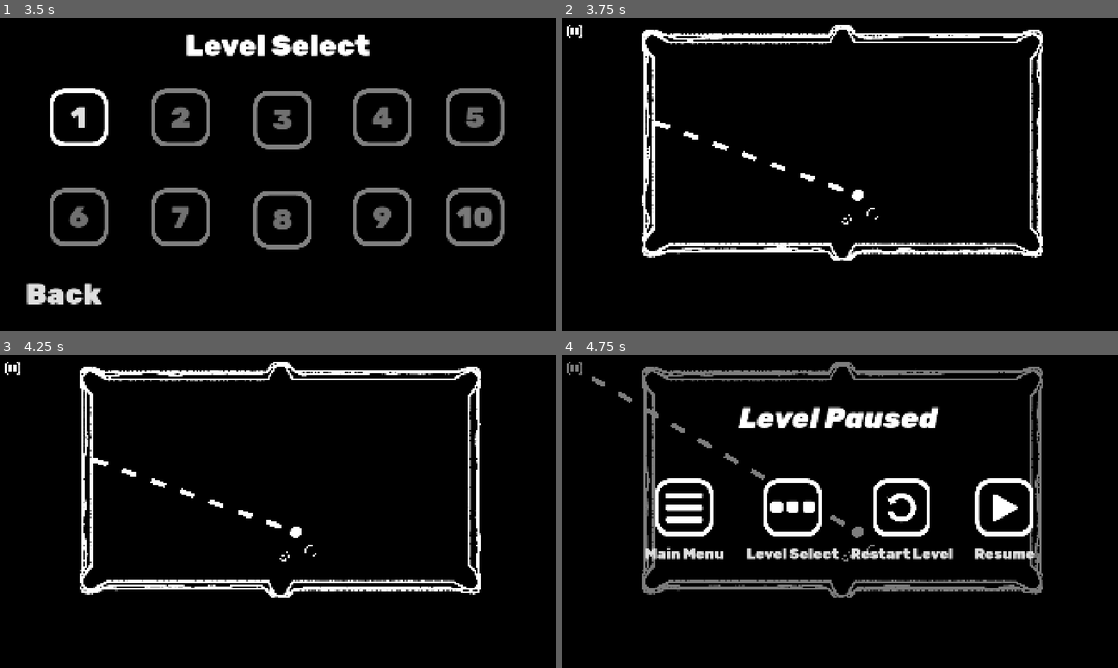
Above: before the commit, frames 1-4 (two rows, left to right).
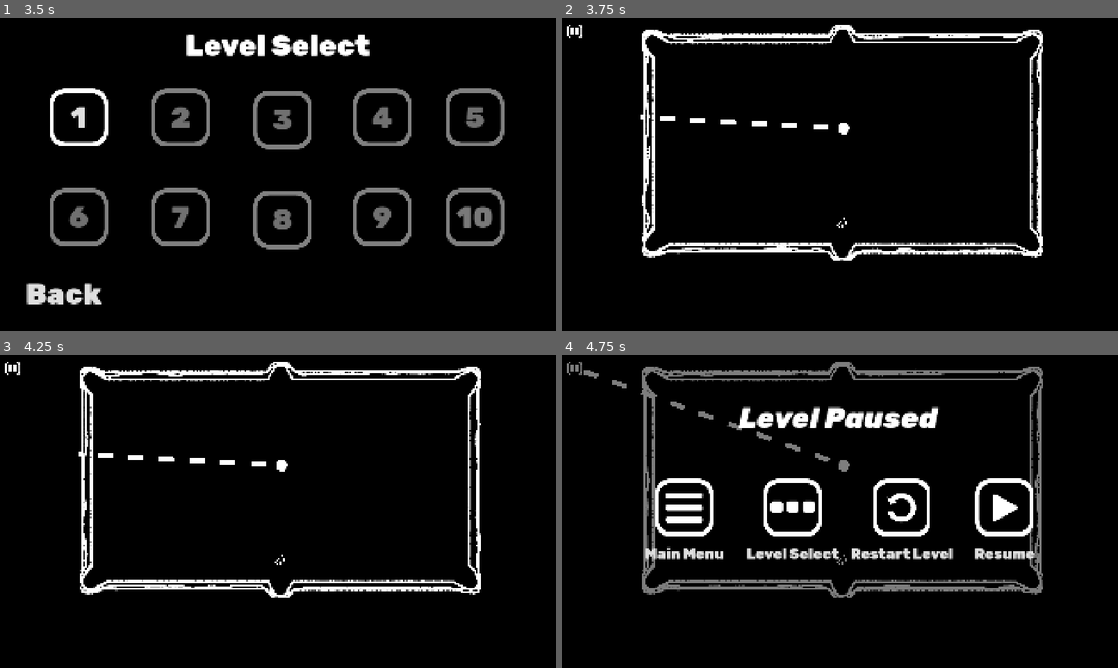
Above: after the commit, the same moments.

Repository: Muirotidua/IMGD1001-Project
Game: Godot game, scene res://scenes/splash_screen.tscn
The game is run twice, just before and just after one commit, with the same random seed, the same clock (stepped at 60 frames per second) and the same inputs.
Inputs (mouse positions are in pixels of both pictures, inside the frame that each line leads up to):
- Up to frame 1 (3.5 s): move the mouse to (400, 158) at 0.52 s; tap E (switch_type) at 0.6, 1.55 s; move the mouse to (166, 190) at 1.27 s; tap Space (ball_hit) at 1.35 s; click (500, 224) at 2 s; click (500, 224) at 2.75 s
- Up to frame 2 (3.75 s): click "1" at 3.5 s
- Up to frame 3 (4.25 s): no input
- Up to frame 4 (4.75 s): click (573, 367) at 4.25 s

Frame 1 is identical in both runs. In frame 2, 0.7% of the frame differs, in the area x 14-57%, y 30-68%; in frame 3, 0.7%; in frame 4, 0.8%, in the area x 3-57%, y 4-68%.

Commit message:
Level Design (Levels 1-3) Also Pocket Size++

Diff:
--- a/scenes/boundary_table.tscn
+++ b/scenes/boundary_table.tscn
@@ -77,7 +77,7 @@
 collision_layer = 2
 
 [node name="CollisionShape2D" type="CollisionShape2D" parent="Pockets/TL Pocket"]
-position = Vector2(101.24998, 84.49999)
+position = Vector2(111.24998, 104.5)
 rotation = 0.7853982
 shape = SubResource("RectangleShape2D_v02g2")
 
@@ -85,7 +85,7 @@
 collision_layer = 2
 
 [node name="CollisionShape2D" type="CollisionShape2D" parent="Pockets/BL Pocket"]
-position = Vector2(106.25004, 1038.25)
+position = Vector2(118.75, 1024.4999)
 rotation = 0.7853982
 shape = SubResource("RectangleShape2D_v02g2")
 
@@ -93,7 +93,7 @@
 collision_layer = 2
 
 [node name="CollisionShape2D" type="CollisionShape2D" parent="Pockets/BR Pocket"]
-position = Vector2(1825, 1037.0001)
+position = Vector2(1803.75, 1023.25006)
 rotation = 0.7853982
 shape = SubResource("RectangleShape2D_v02g2")
 
@@ -101,7 +101,7 @@
 collision_layer = 2
 
 [node name="CollisionShape2D" type="CollisionShape2D" parent="Pockets/TR Pocket"]
-position = Vector2(1822.5, 85.749985)
+position = Vector2(1805, 101.99998)
 rotation = 0.7853982
 shape = SubResource("RectangleShape2D_v02g2")
 
@@ -109,14 +109,14 @@
 collision_layer = 2
 
 [node name="CollisionShape2D" type="CollisionShape2D" parent="Pockets/TC Pocket"]
-position = Vector2(958.75, 34.5)
+position = Vector2(965, 58.25)
 shape = SubResource("RectangleShape2D_v02g2")
 
 [node name="BC Pocket" type="Area2D" parent="Pockets"]
 collision_layer = 2
 
 [node name="CollisionShape2D" type="CollisionShape2D" parent="Pockets/BC Pocket"]
-position = Vector2(961.24994, 1079.4999)
+position = Vector2(961.25, 1063.25)
 shape = SubResource("RectangleShape2D_v02g2")
 
 [connection signal="area_entered" from="Pockets/TL Pocket" to="." method="_on_tl_pocket_area_entered"]
--- a/scenes/cue_ball.tscn
+++ b/scenes/cue_ball.tscn
@@ -6,6 +6,7 @@
 [ext_resource type="Texture2D" uid="uid://reh0mkbm5u42" path="res://visuals/ball/Dotted-Line Texture.png" id="4_datkq"]
 [ext_resource type="Texture2D" uid="uid://b3x7bm371vark" path="res://visuals/cueball-filled/Untitled-1_0001_Layer-1-copy-2.png" id="4_li0g8"]
 [ext_resource type="Texture2D" uid="uid://du3a6oavwejf8" path="res://visuals/cueball-filled/Untitled-1_0002_Layer-1-copy.png" id="5_h5tuf"]
+[ext_resource type="Texture2D" uid="uid://dqpk4i4u2espd" path="res://visuals/ball/BombBall.png" id="6_5bgfd"]
 [ext_resource type="PackedScene" uid="uid://dsr4uau6ubum8" path="res://scenes/pool_stick.tscn" id="7_h5tuf"]
 [ext_resource type="Script" path="res://scripts/progress_bar.gd" id="7_li0g8"]
 
@@ -23,6 +24,14 @@
 }],
 "loop": true,
 "name": &"default",
+"speed": 5.0
+}, {
+"frames": [{
+"duration": 1.0,
+"texture": ExtResource("6_5bgfd")
+}],
+"loop": true,
+"name": &"explosion_ball",
 "speed": 5.0
 }]
 
@@ -47,7 +56,6 @@
 scale = Vector2(0.06, 0.06)
 sprite_frames = SubResource("SpriteFrames_5bgfd")
 autoplay = "default"
-frame_progress = 0.818606
 
 [node name="CollisionShape2D" type="CollisionShape2D" parent="."]
 shape = SubResource("CircleShape2D_nkrrx")
--- a/scenes/level_one.tscn
+++ b/scenes/level_one.tscn
@@ -1,15 +1,14 @@
-[gd_scene load_steps=15 format=3 uid="uid://cx0vsar1injtx"]
+[gd_scene load_steps=14 format=3 uid="uid://cx0vsar1injtx"]
 
-[ext_resource type="Script" path="res://scripts/level_one.gd" id="1_4p75b"]
+[ext_resource type="Script" uid="uid://dleqkbjtonrqa" path="res://scripts/level_one.gd" id="1_4p75b"]
 [ext_resource type="PackedScene" uid="uid://ddqqcgxtevmw2" path="res://scenes/boundary_table.tscn" id="2_r4wdr"]
 [ext_resource type="PackedScene" uid="uid://ceuyvfckkp75l" path="res://scenes/level_won.tscn" id="3_astit"]
 [ext_resource type="PackedScene" uid="uid://c3ypj135jxvjd" path="res://scenes/cue_ball.tscn" id="3_bhu28"]
 [ext_resource type="PackedScene" uid="uid://c4whyrvxyjn6u" path="res://scenes/level_lost.tscn" id="3_y8ti4"]
 [ext_resource type="PackedScene" uid="uid://ci5cown6qsyjp" path="res://scenes/eight_ball.tscn" id="4_5rfim"]
-[ext_resource type="PackedScene" uid="uid://crehjvhkkw34v" path="res://scenes/level_paused.tscn" id="5_r4wdr"]
-[ext_resource type="PackedScene" uid="uid://cntusl124bfgw" path="res://scenes/pause_button.tscn" id="6_y8ti4"]
+[ext_resource type="PackedScene" uid="uid://coisbwly02om5" path="res://scenes/level_paused.tscn" id="5_r4wdr"]
+[ext_resource type="PackedScene" uid="uid://cw8aac2atgqxf" path="res://scenes/pause_button.tscn" id="6_y8ti4"]
 [ext_resource type="Texture2D" uid="uid://bj82t5dd6pp7y" path="res://visuals/UI/pausebutton.png" id="7_astit"]
-[ext_resource type="PackedScene" uid="uid://g7p2rh8svuj8" path="res://scenes/pool_ball.tscn" id="10_o5wbv"]
 
 [sub_resource type="StyleBoxEmpty" id="StyleBoxEmpty_0ra3k"]
 
@@ -37,10 +36,10 @@
 z_index = -1
 
 [node name="CueBall" parent="." instance=ExtResource("3_bhu28")]
-position = Vector2(1021, 611)
+position = Vector2(972, 381)
 
 [node name="EightBall" parent="." instance=ExtResource("4_5rfim")]
-position = Vector2(981, 694)
+position = Vector2(964, 706)
 
 [node name="PausedButton" parent="." instance=ExtResource("6_y8ti4")]
 process_mode = 3
@@ -57,7 +56,4 @@
 icon = ExtResource("7_astit")
 flat = true
 
-[node name="PoolBall" parent="." instance=ExtResource("10_o5wbv")]
-position = Vector2(1073, 676)
-
 [connection signal="pressed" from="PausedButton" to="." method="_on_paused_button_pressed"]
--- /dev/null
+++ b/scenes/level_three.tscn
@@ -0,0 +1,83 @@
+[gd_scene load_steps=16 format=3 uid="uid://ds2cod5qbgbga"]
+
+[ext_resource type="Script" uid="uid://bh5plyxawx74" path="res://scripts/level_three.gd" id="1_s6t3g"]
+[ext_resource type="PackedScene" uid="uid://coisbwly02om5" path="res://scenes/level_paused.tscn" id="2_oo7w2"]
+[ext_resource type="PackedScene" uid="uid://ceuyvfckkp75l" path="res://scenes/level_won.tscn" id="3_l3r28"]
+[ext_resource type="PackedScene" uid="uid://c4whyrvxyjn6u" path="res://scenes/level_lost.tscn" id="4_erdra"]
+[ext_resource type="PackedScene" uid="uid://ddqqcgxtevmw2" path="res://scenes/boundary_table.tscn" id="5_d2xrl"]
+[ext_resource type="PackedScene" uid="uid://c3ypj135jxvjd" path="res://scenes/cue_ball.tscn" id="6_vjni8"]
+[ext_resource type="PackedScene" uid="uid://ci5cown6qsyjp" path="res://scenes/eight_ball.tscn" id="7_jigfk"]
+[ext_resource type="PackedScene" uid="uid://cw8aac2atgqxf" path="res://scenes/pause_button.tscn" id="8_6tqfn"]
+[ext_resource type="Texture2D" uid="uid://bj82t5dd6pp7y" path="res://visuals/UI/pausebutton.png" id="9_pcq6o"]
+[ext_resource type="PackedScene" uid="uid://g7p2rh8svuj8" path="res://scenes/pool_ball.tscn" id="10_oo7w2"]
+
+[sub_resource type="StyleBoxEmpty" id="StyleBoxEmpty_0ra3k"]
+
+[sub_resource type="StyleBoxEmpty" id="StyleBoxEmpty_cdatj"]
+
+[sub_resource type="StyleBoxEmpty" id="StyleBoxEmpty_un07w"]
+
+[sub_resource type="StyleBoxEmpty" id="StyleBoxEmpty_t0jqh"]
+
+[sub_resource type="RectangleShape2D" id="RectangleShape2D_l3r28"]
+size = Vector2(358.88858, 39.18946)
+
+[node name="Level_Three" type="Node2D"]
+process_mode = 3
+script = ExtResource("1_s6t3g")
+
+[node name="LevelPaused" parent="." instance=ExtResource("2_oo7w2")]
+visible = false
+
+[node name="LevelWon" parent="." instance=ExtResource("3_l3r28")]
+visible = false
+
+[node name="LevelLost" parent="." instance=ExtResource("4_erdra")]
+visible = false
+
+[node name="Boundary_Table" parent="." instance=ExtResource("5_d2xrl")]
+z_index = -1
+
+[node name="CueBall" parent="." instance=ExtResource("6_vjni8")]
+position = Vector2(940, 458)
+
+[node name="Ball" parent="." instance=ExtResource("7_jigfk")]
+position = Vector2(514, 292)
+
+[node name="PausedButton" parent="." instance=ExtResource("8_6tqfn")]
+process_mode = 3
+offset_left = 19.0
+offset_top = 19.0
+offset_right = 127.0
+offset_bottom = 127.0
+scale = Vector2(0.5, 0.5)
+theme_override_styles/normal = SubResource("StyleBoxEmpty_0ra3k")
+theme_override_styles/pressed = SubResource("StyleBoxEmpty_cdatj")
+theme_override_styles/hover = SubResource("StyleBoxEmpty_un07w")
+theme_override_styles/focus = SubResource("StyleBoxEmpty_t0jqh")
+text = ""
+icon = ExtResource("9_pcq6o")
+flat = true
+
+[node name="PoolBall" parent="." instance=ExtResource("10_oo7w2")]
+position = Vector2(742, 676)
+
+[node name="PoolBall2" parent="." instance=ExtResource("10_oo7w2")]
+position = Vector2(1227, 280)
+
+[node name="StaticBody2D" type="StaticBody2D" parent="."]
+
+[node name="ColorRect" type="ColorRect" parent="StaticBody2D"]
+offset_left = 799.0
+offset_top = 236.99998
+offset_right = 1157.889
+offset_bottom = 276.18896
+rotation = 2.1345377
+
+[node name="CollisionShape2D" type="CollisionShape2D" parent="StaticBody2D"]
+position = Vector2(687, 379)
+rotation = 2.1345377
+scale = Vector2(0.9999999, 0.9999999)
+shape = SubResource("RectangleShape2D_l3r28")
+
+[connection signal="pressed" from="PausedButton" to="." method="_on_paused_button_pressed"]
--- a/scenes/level_two.tscn
+++ b/scenes/level_two.tscn
@@ -35,12 +35,6 @@
 [node name="Boundary_Table" parent="." instance=ExtResource("5_05hhi")]
 z_index = -1
 
-[node name="CueBall" parent="." instance=ExtResource("6_brhlk")]
-position = Vector2(973, 541)
-
-[node name="EightBall" parent="." instance=ExtResource("7_c43tx")]
-position = Vector2(965, 662)
-
 [node name="PausedButton" parent="." instance=ExtResource("8_ibewu")]
 process_mode = 3
 offset_left = 19.0
@@ -56,7 +50,16 @@
 icon = ExtResource("9_8imr8")
 flat = true
 
+[node name="CueBall" parent="." instance=ExtResource("6_brhlk")]
+position = Vector2(791, 440)
+
+[node name="EightBall" parent="." instance=ExtResource("7_c43tx")]
+position = Vector2(1312, 438)
+
 [node name="PoolBall" parent="." instance=ExtResource("10_ubnpl")]
-position = Vector2(954, 167)
+position = Vector2(1347, 418)
+
+[node name="PoolBall2" parent="." instance=ExtResource("10_ubnpl")]
+position = Vector2(1344, 463)
 
 [connection signal="pressed" from="PausedButton" to="." method="_on_paused_button_pressed"]
--- a/scripts/cue_ball.gd
+++ b/scripts/cue_ball.gd
@@ -37,6 +37,7 @@
 	type = GlobalEnums.BallType.CUE_BALL
 	%ProgressBar.visible = false
 	ball_type = BallType.NORMAL
+	sprite.play("default")
 
 
 func _physics_process(delta: float) -> void:
@@ -109,6 +110,8 @@
 func switch_type():
 	if (ball_type == BallType.NORMAL):
 		ball_type = BallType.EXPLOSION
+		sprite.play("explosion_ball")
 	else:
 		ball_type = BallType.NORMAL
+		sprite.play("default")
 	print(ball_type)
--- /dev/null
+++ b/scripts/level_three.gd
@@ -0,0 +1 @@
+extends Level_template
Not shown: 1 places in scenes/cue_ball.tscn that only renumber resources
Not shown, added: scripts/level_three.gd.uid
Binary file added: visuals/ball/BombBall.png
Not shown, added: visuals/ball/BombBall.png.import
